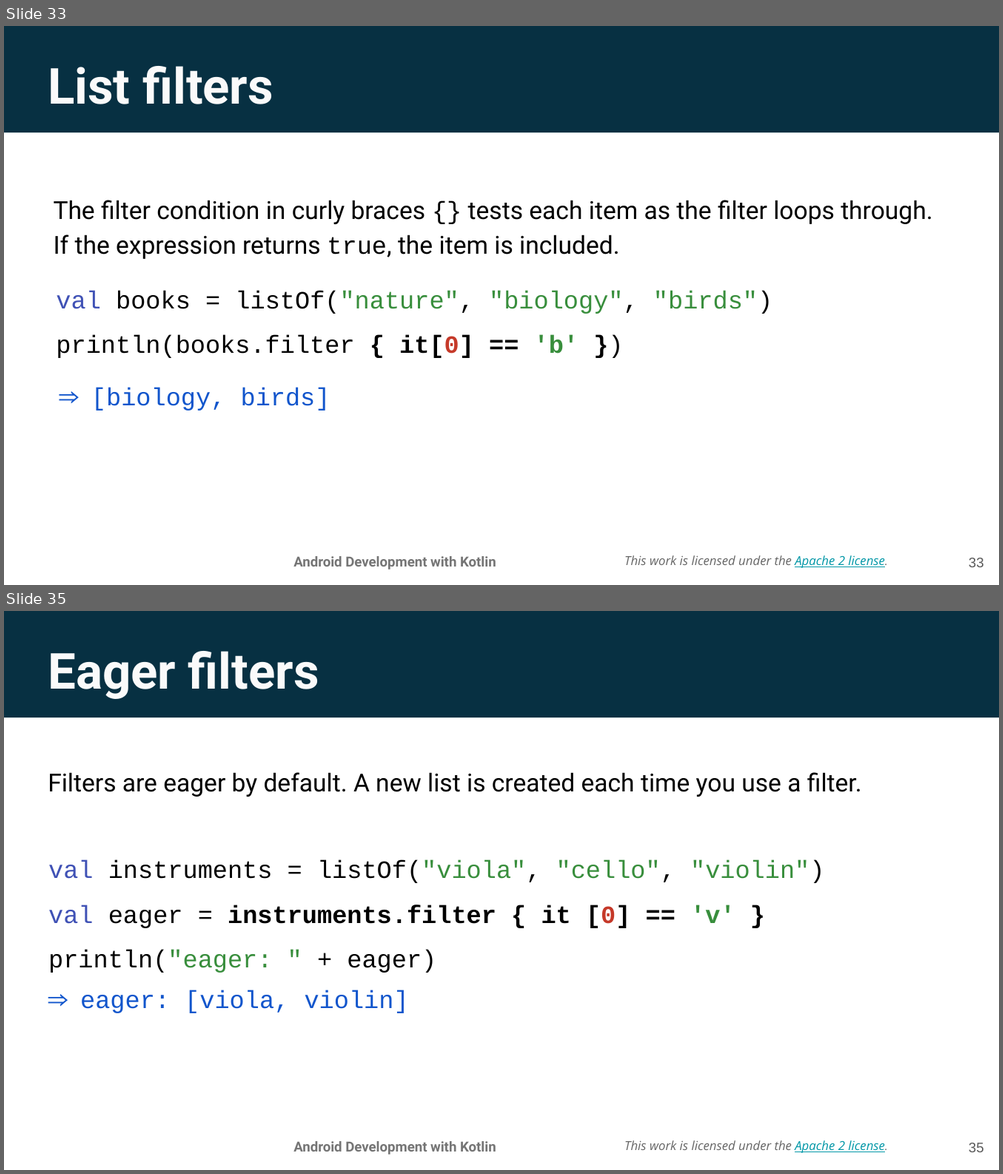
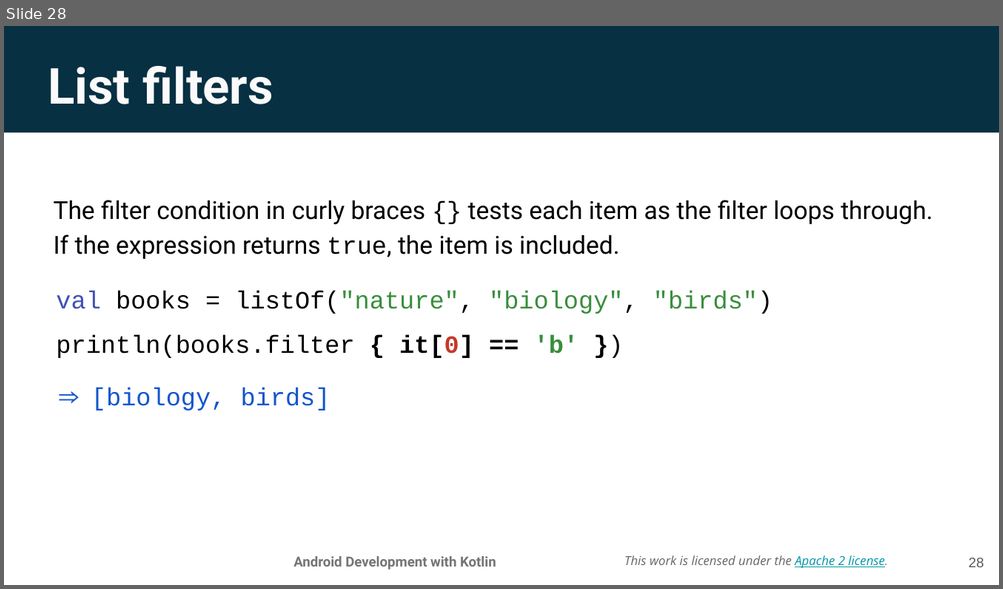
Before and after one commit to aadityaguptaa/Android-Bootcamp-PSNA, a slide deck: Day-0/Lesson 2_ Functions.pptx. Shown one above the other, each under a label of ours: slides 33 and 35 before the commit, slide 28 after it; the slides between them are not shown. The pictures are 1003x1174 and 1003x589 pixels, drawn with LibreOffice and Linux fonts; fonts in the diff are those of the drawing; background and template pictures are left out. Boxes give left, top, right and bottom in pixels: in the first picture for what was removed or moved away, otherwise in the second. Text is boxed around its words. In the diff, an @@ line names an element or a change of style, - is before the commit and + after.

```diff
--- a/Day-0/Lesson 2_ Functions.pptx
+++ b/Day-0/Lesson 2_ Functions.pptx
@@ slide 35 removed at <box>4,611,999,1170</box>, background picture (left out); not listed: 3 template elements that a slide beside it also shows @@
@@ title removed at <box>48,651,319,699</box> @@
-Eager filters
@@ text removed at <box>48,772,862,797</box> @@
-Filters are eager by default. A new list is created each time you use a filter.
@@ text removed at <box>48,860,824,973</box> @@
-val instruments = listOf("viola", "cello", "violin")
-val eager = instruments.filter { it [0] == 'v' }
-println("eager: " + eager)
@@ text removed at <box>80,991,409,1014</box> @@
-⇒ eager: [viola, violin]
@@ page number removed at <box>968,1143,984,1153</box> @@
-35
@@ what was slide 33 is now slide 28 @@
@@ page number at <box>968,558,984,568</box>: text changed @@
-33
+28
```
Also in this commit, not shown: 3 slides changed, 9 other slides removed, 1 other file.
